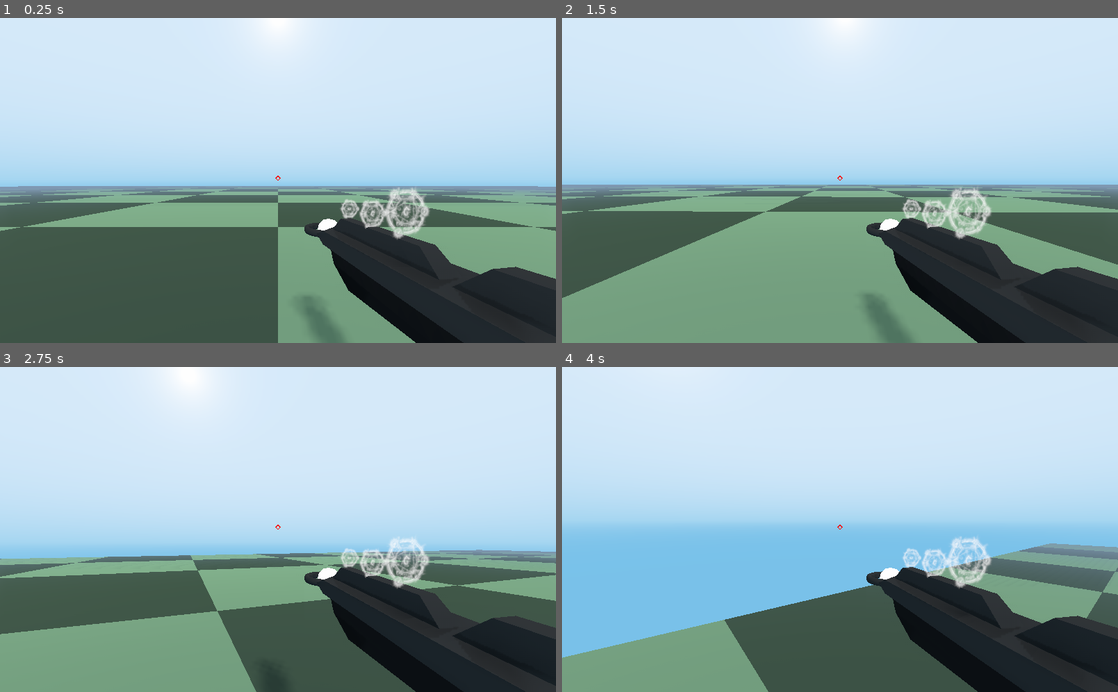
Above: before the commit, frames 1-4 (two rows, left to right).
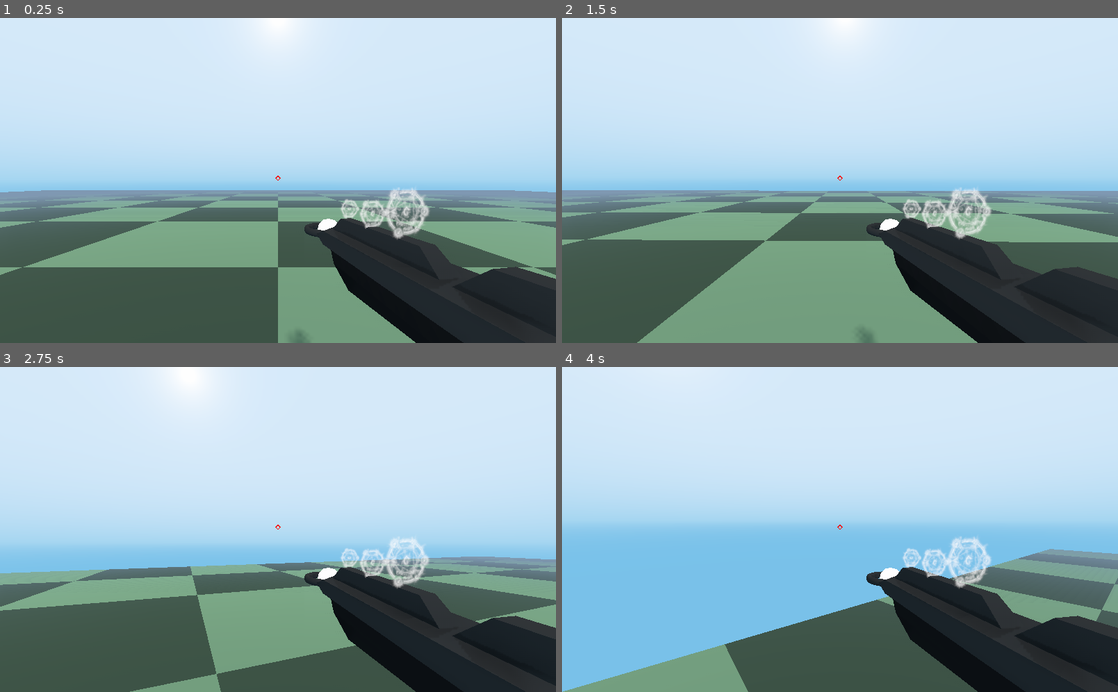
Above: after the commit, the same moments.

Repository: 1SDANi/Project-Blam
Game: Godot game, scene res://World.tscn
The game is run twice, just before and just after one commit, with the same random seed, the same clock (stepped at 60 frames per second) and the same inputs.
Inputs (mouse positions are in pixels of both pictures, inside the frame that each line leads up to):
- Up to frame 1 (0.25 s): no input
- Up to frame 2 (1.5 s): tap Enter at 0.5 s; move the mouse to (867, 180) at 0.52 s; hold W (ui_up) from 0.53 s (still down); click (867, 180) at 0.6 s; tap Space (ui_select) at 0.77 s; move the mouse to (812, 180) at 1.27 s; tap E (game_swap_weapon) at 1.35 s
- Up to frame 3 (2.75 s): keep holding W (ui_up); tap Space (ui_select) at 1.52 s; move the mouse to (289, 523) at 2.02 s; click (289, 523) at 2.1 s
- Up to frame 4 (4 s): keep holding W (ui_up); move the mouse to (834, 536) at 2.77 s; tap E (game_swap_weapon) at 2.85 s; tap Space (ui_select) at 3.02, 3.77 s; move the mouse to (878, 532) at 3.52 s; click (878, 532) at 3.6 s

The runs differ from the first frame. In frame 1, 15% of the frame differs, in the area x 0-100%, y 51-100%; in frame 2, 19%; in frame 3, 21%, in the area x 0-100%, y 56-100%; in frame 4, 8.3%.

Commit message:
Added Headshots New Constants Singleton replaces old World Script Replaced many preloads with class references Learned about the class_name keyword. Very useful.

Diff:
--- /dev/null
+++ b/Constants.gd
@@ -0,0 +1,10 @@
+extends Spatial
+
+const fGravity = 0.98
+const fMaxLook : float = PI / 2 - PI / 8
+const fMaxRotate : float = PI * 2 * 0.05
+const BattleRifle = preload("Guns/BattleRifle.gd")
+const MachinePistol = preload("Guns/MachinePistol.gd")
+const GenericProjectile = preload("Projectiles/Projectile.tscn")
+const BattleRifleProjectile = preload("Projectiles/BattleRifleProjectile.tscn")
+const MachinePistolProjectile = preload("Projectiles/MachinePistolProjectile.tscn")
--- a/Entity.gd
+++ b/Entities/Entity.gd
@@ -1,25 +1,30 @@
 extends KinematicBody
+class_name Entity
 
+var nWorld : Node
 export (float) var fCoyoteTime : float = 0.25
-var nWorld : Node
-export (NodePath) var pWorld : NodePath
 export (float) var fMass : float = 1
 export (float) var fGroundFriction: float
 export (float) var fAirFriction: float
 var vVelocity : Vector3 = Vector3.ZERO
 var fCoyoteTimer : float
 var fHealth : float
+var fMaxHealth : float = 100
+var bHasWeakpoint : bool = false
+export (NodePath) var pWeakpoint : NodePath
+var nWeakpoint : Weakpoint
 
 func _ready():
-	nWorld = get_node(pWorld)
-	fHealth = 100
+	fHealth = fMaxHealth
+	nWeakpoint = get_node(pWeakpoint)
+	nWorld = get_node("/root/World")
 
 func _physics_process(delta : float):
 	apply_friction()
 	move_entity(delta)
 
 func apply_friction():
-	vVelocity.y -= nWorld.fGravity * fMass
+	vVelocity.y -= Constants.fGravity * fMass
 	if vVelocity != Vector3.ZERO:
 		var fFriction : float = fGroundFriction if isGrounded() else fAirFriction
 		vVelocity.x -= vVelocity.x * fFriction
@@ -36,7 +41,8 @@
 		fCoyoteTimer = max(fCoyoteTimer - delta, 0)
 
 func damage(fDamage: float, bPercent : bool = false):
-	fHealth -= fHealth / 100 * fDamage if bPercent else fDamage
+	fHealth -= (fHealth / 100 * fDamage) if bPercent else fDamage
+	print(fHealth)
 	if fHealth <= 0:
 		queue_free()
 
--- a/PersonController.gd
+++ b/Entities/PersonController.gd
@@ -1,4 +1,5 @@
 extends "Entity.gd"
+class_name MachinePistol
 
 var nLook : Node
 var nHands : Node
@@ -10,8 +11,8 @@
 export (float) var fAirSpeed: float
 var vMoveLook : Vector2 = Vector2.ZERO
 var vMotion : Vector3 = Vector3.ZERO
-var oBattleRifle = preload("Guns/BattleRifle.gd")
-var oMachinePistol = preload("Guns/MachinePistol.gd")
+var oBattleRifle = Constants.BattleRifle
+var oMachinePistol = Constants.MachinePistol
 var oPrimaryWeapon
 var oSecondaryWeapon
 
@@ -21,6 +22,7 @@
 	Input.set_mouse_mode(Input.MOUSE_MODE_CAPTURED)
 	oPrimaryWeapon = oBattleRifle.new(self)
 	oSecondaryWeapon = oMachinePistol.new(self)
+	bHasWeakpoint = true
 
 func _physics_process(delta : float):
 	move_camera(delta)
@@ -46,10 +48,10 @@
 
 func move_camera(delta : float):
 	var fMoveMod : float = PI * 2 * fRotateSpeed * delta
-	rotate_y(min(fMoveMod * vMoveLook.x, nWorld.fMaxRotate))
-	nLook.rotate_x(min(fMoveMod * vMoveLook.y, nWorld.fMaxRotate))
+	rotate_y(min(fMoveMod * vMoveLook.x, Constants.fMaxRotate))
+	nLook.rotate_x(min(fMoveMod * vMoveLook.y, Constants.fMaxRotate))
 	vMoveLook = Vector2.ZERO
 	var vRotation : Vector3 = nLook.get_rotation()
-	vRotation.x = clamp(vRotation.x, -nWorld.fMaxLook, nWorld.fMaxLook)
+	vRotation.x = clamp(vRotation.x, -Constants.fMaxLook, Constants.fMaxLook)
 	nLook.set_rotation(vRotation)
 	vMoveLook = Vector2.ZERO
--- a/Target.tscn
+++ b/Entities/Target.tscn
@@ -1,6 +1,7 @@
 [gd_scene load_steps=5 format=2]
 
-[ext_resource path="res://PersonController.gd" type="Script" id=1]
+[ext_resource path="res://Entities/PersonController.gd" type="Script" id=1]
+
 
 [sub_resource type="CylinderMesh" id=1]
 
--- a/TurretController.gd
+++ b/Entities/TurretController.gd
@@ -5,6 +5,7 @@
 
 func _ready():
 	nTarget = get_node(pTarget)
+	bHasWeakpoint = true
 
 func _physics_process(delta):
 	var vRotation = get_rotation()
--- /dev/null
+++ b/Entities/Weakpoint.gd
@@ -0,0 +1,2 @@
+extends Area
+class_name Weakpoint
--- a/Guns/BattleRifle.gd
+++ b/Guns/BattleRifle.gd
@@ -6,4 +6,4 @@
 	fCooldown = 1.0
 	fRecharge = 2.0
 	fMaxHoldTime = 0.0
-	sProjectile = preload("../Projectiles/BattleRifleProjectile.tscn")
+	sProjectile = Constants.BattleRifleProjectile
--- a/Guns/GunItem.gd
+++ b/Guns/GunItem.gd
@@ -1,5 +1,4 @@
 var sProjectile
-var nWorld : Node
 var nWeilder : Node
 var fMaxHoldTime : float = 0
 var fCooldown : float = 1
@@ -13,10 +12,9 @@
 func _init(weilder):
 	iCharge = iClip
 	nWeilder = weilder
-	nWorld = weilder.nWorld
 	fWaiting = 0
 	fTriggerHeld = -1
-	sProjectile = preload("../Projectiles/Projectile.tscn")
+	sProjectile = Constants.GenericProjectile
 
 func process(delta : float):
 	if fWaiting >= fRecharge:
@@ -39,8 +37,8 @@
 	iCharge -= 1
 	fWaiting = 0
 	var nProjectile = sProjectile.instance()
-	nWorld.add_child(nProjectile)
+	nWeilder.nWorld.add_child(nProjectile)
 	nProjectile.set_rotation(nWeilder.get_rotation() + nWeilder.nLook.get_rotation())
 	nProjectile.on_spawn()
-	nProjectile.set_translation(nWeilder.nHands.get_global_transform().origin + nWeilder.get_rotation().normalized() * nProjectile.nCollider.get_shape().get_radius())
+	nProjectile.set_translation(nWeilder.nHands.get_global_transform().origin)
 	nProjectile.nOwner = nWeilder
--- a/Guns/MachinePistol.gd
+++ b/Guns/MachinePistol.gd
@@ -4,6 +4,6 @@
 	._init(weilder)
 	iClip = 3
 	fCooldown = 0.1
-	fRecharge = 5.0
+	fRecharge = 3.0
 	fMaxHoldTime = 0.0
-	sProjectile = preload("../Projectiles/MachinePistolProjectile.tscn")
+	sProjectile = Constants.MachinePistolProjectile
--- a/Projectiles/BattleRifleProjectile.gd
+++ b/Projectiles/BattleRifleProjectile.gd
@@ -3,5 +3,6 @@
 func on_spawn():
 	fInitialVelocity = 27 * 1
 	fDamage = 20
+	fCrit = 35
 	fRadius = 1
 	after_spawn()
--- a/Projectiles/MachinePistolProjectile.gd
+++ b/Projectiles/MachinePistolProjectile.gd
@@ -3,6 +3,7 @@
 func on_spawn():
 	fInitialVelocity = 27 * 1.5
 	fDamage = 25
+	fCrit = 35
 	fRadius = 0.75
 	fAccelerateDuration = 1
 	fAcceleration = -27 / fAccelerateDuration
--- a/Projectiles/Projectile.gd
+++ b/Projectiles/Projectile.gd
@@ -1,6 +1,6 @@
 extends Area
+class_name Projectile
 
-const Entity = preload("../Entity.gd")
 export (NodePath) var pCollider : NodePath
 export (NodePath) var pMesh : NodePath
 var nCollider : CollisionShape
@@ -11,7 +11,10 @@
 var fAccelerateDuration : float = 0.0
 var fAcceleration : float = 0.0
 var fAccelerateTime : float = -1
-var fDamage : float = 10
+var fDamage : float = 20
+var fCrit : float = 35
+var bDamageIsPercent : bool = false
+var bCritIsPercent : bool = false
 var fRadius : float = 1
 var fLife : float = 10
 
@@ -47,7 +50,10 @@
 
 func _on_body_entered(body):
 	if body is Entity and body != nOwner:
-		body.damage(fDamage)
+		if body.bHasWeakpoint and overlaps_area(body.nWeakpoint):
+			body.damage(fCrit, bCritIsPercent)
+		else:
+			body.damage(fDamage, bDamageIsPercent)
 		queue_free()
 
 func get_trajectory():
--- a/World.gd
+++ /dev/null
@@ -1,5 +0,0 @@
-extends Spatial
-
-export(float) var fGravity = 9.8
-export (float) var fMaxLook : float = PI / 2
-export (float) var fMaxRotate : float = PI * 2 * 0.05
--- a/World.tscn
+++ b/World.tscn
@@ -1,27 +1,26 @@
-[gd_scene load_steps=17 format=2]
-
-[ext_resource path="res://World.gd" type="Script" id=1]
-[ext_resource path="res://PlayerController.gd" type="Script" id=2]
-[ext_resource path="res://checkerboard_blue.tres" type="Material" id=3]
-[ext_resource path="res://Textures/BattleRifle.tres" type="ArrayMesh" id=4]
-[ext_resource path="res://Models/ArcaneRunes.tres" type="Material" id=5]
-[ext_resource path="res://TurretController.gd" type="Script" id=6]
+[gd_scene load_steps=21 format=2]
+
+[ext_resource path="res://Entities/PlayerController.gd" type="Script" id=1]
+[ext_resource path="res://Textures/BattleRifle.tres" type="ArrayMesh" id=2]
+[ext_resource path="res://Models/ArcaneRunes.tres" type="Material" id=3]
+[ext_resource path="res://checkerboard_blue.tres" type="Material" id=4]
+[ext_resource path="res://Entities/Weakpoint.gd" type="Script" id=5]
+[ext_resource path="res://Entities/TurretController.gd" type="Script" id=6]
 [ext_resource path="res://checkerboard_green.tres" type="Material" id=7]
 
 [sub_resource type="CapsuleShape" id=1]
 
-[sub_resource type="CapsuleMesh" id=2]
-material = ExtResource( 3 )
-
-[sub_resource type="ProceduralSky" id=3]
+[sub_resource type="SphereShape" id=2]
+
+[sub_resource type="ProceduralSky" id=4]
 sky_top_color = Color( 0.839216, 0.917647, 0.980392, 1 )
 sky_horizon_color = Color( 0.647059, 0.839216, 0.945098, 1 )
 ground_bottom_color = Color( 0.47451, 0.760784, 0.917647, 1 )
 ground_horizon_color = Color( 0.647059, 0.839216, 0.945098, 1 )
 
-[sub_resource type="Environment" id=4]
+[sub_resource type="Environment" id=5]
 background_mode = 2
-background_sky = SubResource( 3 )
+background_sky = SubResource( 4 )
 fog_enabled = true
 auto_exposure_scale = 0.6
 ss_reflections_enabled = true
@@ -32,73 +31,97 @@
 dof_blur_far_quality = 2
 glow_enabled = true
 
-[sub_resource type="CubeMesh" id=5]
-size = Vector3( 2, 4, 2 )
-
-[sub_resource type="BoxShape" id=6]
-extents = Vector3( 1, 2, 1 )
-
-[sub_resource type="BoxShape" id=7]
+[sub_resource type="SphereMesh" id=3]
+material = ExtResource( 4 )
+
+[sub_resource type="CapsuleMesh" id=6]
+material = ExtResource( 4 )
+
+[sub_resource type="CubeMesh" id=7]
+size = Vector3( 2, 3, 2 )
+
+[sub_resource type="BoxShape" id=8]
+extents = Vector3( 1, 1.5, 1 )
+
+[sub_resource type="ConvexPolygonShape" id=10]
+points = PoolVector3Array( 0, -0.75, 1, 0, -0.75, -1, 1, 0.75, 1, 1, 0.75, -1, -1, 0.75, -1, -1, 0.75, 1 )
+
+[sub_resource type="PrismMesh" id=9]
+
+[sub_resource type="BoxShape" id=11]
 extents = Vector3( 100, 0.125, 100 )
 
-[sub_resource type="BoxShape" id=8]
+[sub_resource type="BoxShape" id=12]
 extents = Vector3( 4, 0.06, 8 )
 
-[sub_resource type="ConvexPolygonShape" id=9]
+[sub_resource type="ConvexPolygonShape" id=13]
 points = PoolVector3Array( -4, 0.75, 8, -4, 0.75, -8, -4, 0.75, 8, -4, 0.75, -8, -4, -0.75, 8, 4, -0.75, -8, 4, -0.75,  …(184 unchanged characters)…
 
 [node name="World" type="Spatial"]
+
+[node name="Player" type="KinematicBody" parent="."]
+transform = Transform( 1, 0, 0, 0, 1, 0, 0, 0, 1, 0, 1.75, 0 )
 script = ExtResource( 1 )
-fGravity = 0.98
-
-[node name="Player" type="KinematicBody" parent="."]
-transform = Transform( 1, 0, 0, 0, 1, 0, 0, 0, 1, 0, 2, 0 )
-script = ExtResource( 2 )
-pWorld = NodePath("..")
-fMass = 1.2
+fMass = 1.5
 fGroundFriction = 0.1
 fAirFriction = 0.1
+pWeakpoint = NodePath("HeadShape/HeadArea")
 fJumpStrength = 25.0
-pLook = NodePath("Camera")
-pHands = NodePath("Camera/Hands")
+pLook = NodePath("HeadShape")
+pHands = NodePath("HeadShape/Camera/Hands")
 fGroundSpeed = 3.0
 fAirSpeed = 3.0
 
-[node name="Body" type="CollisionShape" parent="Player"]
-transform = Transform( 1, 0, 0, 0, -4.37114e-008, -1, 0, 1, -4.37114e-008, 0.569061, -0.0219946, -1.464 )
+[node name="BodyShape" type="CollisionShape" parent="Player"]
+transform = Transform( 1, 0, 0, 0, -4.37114e-008, -1, 0, 1, -4.37114e-008, 0, 0, 0 )
 shape = SubResource( 1 )
 
-[node name="MeshInstance" type="MeshInstance" parent="Player"]
-transform = Transform( 1, 0, 0, 0, -4.37114e-008, -1, 0, 1, -4.37114e-008, 0, 0, 0 )
-mesh = SubResource( 2 )
-material/0 = null
-
-[node name="Camera" type="Camera" parent="Player"]
-transform = Transform( 1, 0, 0, 0, 1, 0, 0, 0, 1, 0, 0.75, -1.1 )
-environment = SubResource( 4 )
-
-[node name="Hands" type="Spatial" parent="Player/Camera"]
+[node name="HeadShape" type="CollisionShape" parent="Player"]
+transform = Transform( 1, 0, 0, 0, 1, 0, 0, 0, 1, 0, 2.5, 0 )
+shape = SubResource( 2 )
+
+[node name="Camera" type="Camera" parent="Player/HeadShape"]
+transform = Transform( 1, 0, 0, 0, 1, 0, 0, 0, 1, 0, 0.25, -1.1 )
+environment = SubResource( 5 )
+
+[node name="Hands" type="Spatial" parent="Player/HeadShape/Camera"]
 transform = Transform( 1, 0, 0, 0, 1, 0, 0, 0, 1, 0, 0, -0.9 )
 
-[node name="ArcaneBattleRifle" type="MeshInstance" parent="Player/Camera/Hands"]
+[node name="ArcaneBattleRifle" type="MeshInstance" parent="Player/HeadShape/Camera/Hands"]
 transform = Transform( 0.0651905, 0, -0.325891, 0, 0.332347, 0, 0.325891, 0, 0.0651905, 0.891711, -0.961147, 0 )
-mesh = ExtResource( 4 )
+mesh = ExtResource( 2 )
 material/0 = null
 material/1 = null
 material/2 = null
-material/3 = ExtResource( 5 )
-material/4 = ExtResource( 5 )
-material/5 = ExtResource( 5 )
-material/6 = ExtResource( 5 )
-material/7 = ExtResource( 5 )
+material/3 = ExtResource( 3 )
+material/4 = ExtResource( 3 )
+material/5 = ExtResource( 3 )
+material/6 = ExtResource( 3 )
+material/7 = ExtResource( 3 )
 material/8 = null
+
+[node name="HeadMesh" type="MeshInstance" parent="Player/HeadShape"]
+mesh = SubResource( 3 )
+material/0 = null
+
+[node name="HeadArea" type="Area" parent="Player/HeadShape"]
+gravity_vec = Vector3( 0, 0, 0 )
+gravity = 0.0
+script = ExtResource( 5 )
+
+[node name="HeadShape" type="CollisionShape" parent="Player/HeadShape/HeadArea"]
+transform = Transform( 1.25, 0, 0, 0, 1.25, 0, 0, 0, 1.25, 0, 0, 0 )
+shape = SubResource( 2 )
+disabled = true
+
+[node name="BodyMesh" type="MeshInstance" parent="Player"]
+transform = Transform( 1, 0, 0, 0, -4.37114e-008, -1, 0, 1, -4.37114e-008, 0, 0, 0 )
+mesh = SubResource( 6 )
+material/0 = null
 
 [node name="DirectionalLight" type="DirectionalLight" parent="."]
 transform = Transform( 1, 0, 0, 0, 0.707107, 0.707107, 0, -0.707107, 0.707107, 0, 0, 0 )
 shadow_enabled = true
-
-[node name="CSGCombiner" type="CSGCombiner" parent="."]
-use_collision = true
 
 [node name="CenterContainer" type="CenterContainer" parent="."]
 anchor_right = 1.0
@@ -134,32 +157,49 @@
 polygon = PoolVector2Array( 0, 5, 5, 0, 3, 0, 0, 3 )
 
 [node name="Dummy" type="KinematicBody" parent="."]
-transform = Transform( 1, 0, 0, 0, 1, 0, 0, 0, 1, 10, 2.5, 10 )
+transform = Transform( 1, 0, 0, 0, 1, 0, 0, 0, 1, 10, 2, 10 )
 script = ExtResource( 6 )
-pWorld = NodePath("..")
-pLook = NodePath("Look")
-pHands = NodePath("Look/Hands")
+pWeakpoint = NodePath("HeadShape/Head")
+pLook = NodePath("HeadShape/Look")
+pHands = NodePath("HeadShape/Look/Hands")
 pTarget = NodePath("../Player")
 
-[node name="MeshInstance" type="MeshInstance" parent="Dummy"]
-mesh = SubResource( 5 )
-material/0 = null
-
-[node name="CollisionShape" type="CollisionShape" parent="Dummy"]
-shape = SubResource( 6 )
-
-[node name="Look" type="Spatial" parent="Dummy"]
-transform = Transform( 1, 0, 0, 0, 1, 0, 0, 0, 1, 0, 0.75, -1.1 )
-
-[node name="Hands" type="Spatial" parent="Dummy/Look"]
+[node name="BodyMesh" type="MeshInstance" parent="Dummy"]
+mesh = SubResource( 7 )
+material/0 = null
+
+[node name="BodyShape" type="CollisionShape" parent="Dummy"]
+shape = SubResource( 8 )
+
+[node name="HeadShape" type="CollisionShape" parent="Dummy"]
+transform = Transform( 1, 0, 0, 0, 0.75, 0, 0, 0, 1, 0, 2.25, 0 )
+shape = SubResource( 10 )
+
+[node name="Head" type="Area" parent="Dummy/HeadShape"]
+transform = Transform( 1, 0, 0, 0, 1.33333, 0, 0, 0, 1, 0, 0, 0 )
+gravity_vec = Vector3( 0, 0, 0 )
+gravity = 0.0
+script = ExtResource( 5 )
+
+[node name="HeadShape" type="CollisionShape" parent="Dummy/HeadShape/Head"]
+transform = Transform( 1.25, 0, 0, 0, 1.25, 0, 0, 0, 1.25, 0, 0, 0 )
+shape = SubResource( 10 )
+
+[node name="HeadMesh" type="MeshInstance" parent="Dummy/HeadShape"]
+transform = Transform( -1, 6.55671e-008, 0, -1.16564e-007, -1, 0, 0, 0, 1, 0, 0, 0 )
+mesh = SubResource( 9 )
+material/0 = null
+
+[node name="Look" type="Spatial" parent="Dummy/HeadShape"]
+transform = Transform( 1, 0, 0, 0, 1.33333, 0, 0, 0, 1, 10, -1.66667, 8.9 )
+
+[node name="Hands" type="Spatial" parent="Dummy/HeadShape/Look"]
 transform = Transform( 1, 0, 0, 0, 1, 0, 0, 0, 1, 0, 0, -0.9 )
 
-[node name="Tween" type="Tween" parent="Dummy"]
-
 [node name="StaticBody" type="StaticBody" parent="."]
 
 [node name="CollisionShape" type="CollisionShape" parent="StaticBody"]
-shape = SubResource( 7 )
+shape = SubResource( 11 )
 
 [node name="CSGBox" type="CSGBox" parent="StaticBody"]
 width = 200.0
--- a/project.godot
+++ b/project.godot
@@ -8,9 +8,32 @@
 
 config_version=4
 
-_global_script_classes=[  ]
+_global_script_classes=[ {
+"base": "KinematicBody",
+"class": "Entity",
+"language": "GDScript",
+"path": "res://Entities/Entity.gd"
+}, {
+"base": "",
+"class": "MachinePistol",
+"language": "GDScript",
+"path": "res://Entities/PersonController.gd"
+}, {
+"base": "Area",
+"class": "Projectile",
+"language": "GDScript",
+"path": "res://Projectiles/Projectile.gd"
+}, {
+"base": "Area",
+"class": "Weakpoint",
+"language": "GDScript",
+"path": "res://Entities/Weakpoint.gd"
+} ]
 _global_script_class_icons={
-
+"Entity": "",
+"MachinePistol": "",
+"Projectile": "",
+"Weakpoint": ""
 }
 
 [application]
@@ -18,6 +41,10 @@
 config/name="Project Blam"
 run/main_scene="res://World.tscn"
 config/icon="res://icon.png"
+
+[autoload]
+
+Constants="*res://Constants.gd"
 
 [input]
 
Renamed: PlayerController.gd -> Entities/PlayerController.gd
Not shown: 1 places in World.tscn that only renumber resources
